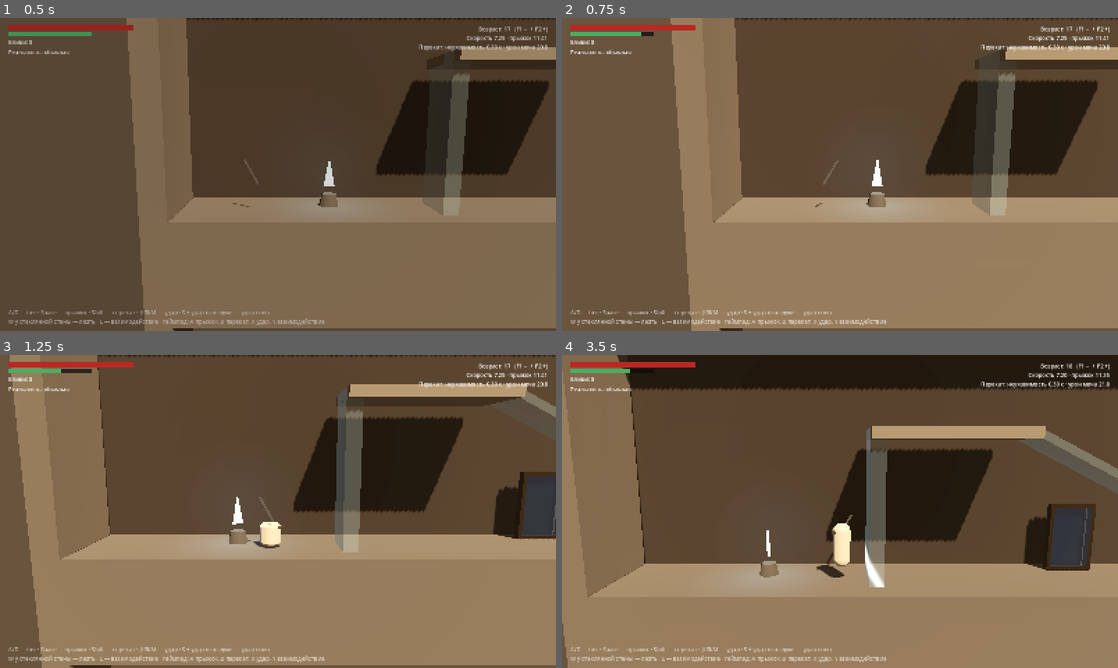
Above: before the commit, frames 1-4 (two rows, left to right).
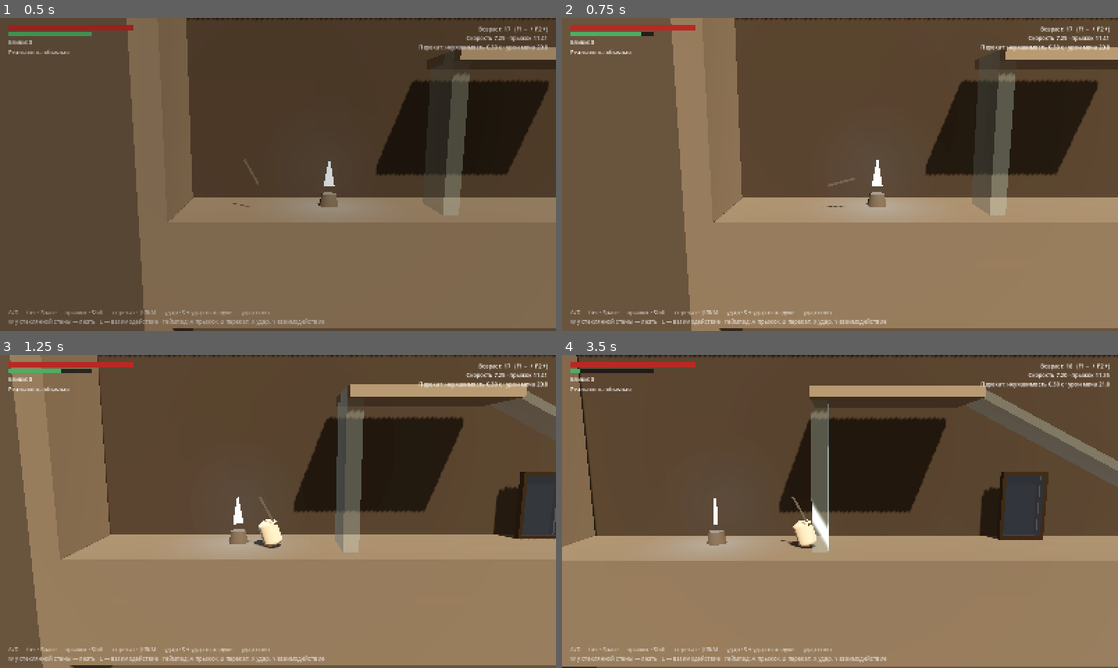
Above: after the commit, the same moments.

Repository: lSiool/mirror_souls
Game: Godot game, scene res://main.tscn
Same seed, same stepped clock (60 frames per second), same inputs: the game is played once before the commit and once after it.
Inputs:
- Up to frame 1 (0.5 s): no input
- Up to frame 2 (0.75 s): hold D (move_right) from 0.53 s (still down); tap J (attack) at 0.6 s
- Up to frame 3 (1.25 s): keep holding D (move_right); tap Space (jump) at 0.77, 1.07 s; tap Shift (roll) at 0.8 s
- Up to frame 4 (3.5 s): release D (move_right) at 1.28 s; hold S (move_down) 1.28-2.03 s; tap Shift (roll) at 1.35, 3.05 s; tap Space (jump) at 1.52, 1.55, 1.82, 3.02, 3.32 s; hold D (move_right) 2.03-2.78 s; hold Space (jump) 2.03-2.78 s; tap J (attack) at 2.3, 2.85 s; hold F2 (debug_age_up) from 2.78 s (still down)

Frame 1 is identical in both runs. In frame 2, less than 0.1% of the frame differs, in the area x 45-53%, y 45-61%; in frame 3, 0.4%; in frame 4, 42%, in the area x 0-100%, y 0-100%.

Commit message:
feat: slide attack, drop through breakable slopes, forward roll and slope snapping
Co-Authored-By: Claude Opus 5.5 <noreply@anthropic.com>
Claude-Session: https://claude.ai/code/session_01Fv2qucwL9WcP8G16QQ3Bmc

Diff:
--- a/actors/player/player.gd
+++ b/actors/player/player.gd
@@ -6,19 +6,18 @@
 signal died
 signal health_changed(current: float, maximum: float)
 signal stamina_changed(current: float, maximum: float)
+signal attack_step_started(step: AttackStep, index: int, total: int)
 
 enum State { MOVE, ROLL, ATTACK, PLUNGE, SLIDE, CLIMB, HURT, DEAD }
 
 const KILL_Y := -15.0
-const ATTACK_ACTIVE_FROM := 0.07
-const ATTACK_ACTIVE_TO := 0.2
-const ATTACK_CHAIN_FROM := 0.17
-const ATTACK_DURATION := 0.36
 const PLUNGE_LAND_TIME := 0.15
 const HURT_TIME := 0.3
-const MAX_COMBO := 2
+const SLIDE_LEAN := 0.35
 
 @export var stats: PlayerStats
+## Оружие и его набор атак (§6.2).
+@export var weapon: WeaponData
 
 var state := State.MOVE
 var facing := 1.0
@@ -35,16 +34,21 @@
 var _stamina_delay := 0.0
 var _input_lock := 0.0
 var _combo := 0
+var _step: AttackStep
+var _fast_attack := false
 var _roll_dir := 1.0
 var _roll_speed := 0.0
 var _plunge_landed_at := -1.0
 var _floor_glass_normal := Vector3.ZERO
+var _floor_glass: GlassSurface
 ## Скорость вдоль ската. Храним сами: move_and_slide() на склоне срезает вертикаль у velocity.
 var _slide_speed := 0.0
 var _slide_dir := Vector3.RIGHT
 var _interactables: Array[Interactable] = []
 var _prompt := ""
 var _swing_tween: Tween
+var _sword_shape: BoxShape3D
+var _grip_base := Vector3.ZERO
 
 @onready var health: Health = $Health
 @onready var hurtbox: Hurtbox = $Hurtbox
@@ -52,6 +56,7 @@
 @onready var body_mesh: MeshInstance3D = $Visual/Body
 @onready var sword_pivot: Node3D = $Visual/SwordPivot
 @onready var sword_hitbox: Hitbox = $Visual/SwordHitbox
+@onready var sword_hitbox_shape: CollisionShape3D = $Visual/SwordHitbox/Shape
 @onready var plunge_hitbox: Hitbox = $PlungeHitbox
 
 
@@ -65,6 +70,10 @@
 	hurtbox.hurt.connect(_on_hurt)
 	sword_hitbox.hit_landed.connect(_on_hit_landed)
 	plunge_hitbox.hit_landed.connect(_on_hit_landed)
+	# Хитбокс меча меняет форму от стадии к стадии — делаем свою копию формы.
+	_sword_shape = sword_hitbox_shape.shape.duplicate()
+	sword_hitbox_shape.shape = _sword_shape
+	_grip_base = sword_pivot.position
 	_rest_sword()
 
 
@@ -107,7 +116,7 @@
 		if Input.is_action_just_pressed("jump"):
 			_jump_buffer = stats.jump_buffer
 		if Input.is_action_just_pressed("attack"):
-			_attack_buffer = stats.input_buffer
+			_attack_buffer = stats.attack_buffer
 		if Input.is_action_just_pressed("roll"):
 			_roll_buffer = stats.input_buffer
 		if Input.is_action_just_pressed("interact"):
@@ -165,8 +174,8 @@
 
 	var target := x * stats.move_speed
 	var accel := stats.acceleration if on_floor else stats.air_acceleration
-	if x == 0.0 and on_floor:
-		accel = stats.friction
+	if x == 0.0:
+		accel = stats.friction if on_floor else stats.air_drag
 	# Импульс: скорость выше обычной (после ската или подката) гаснет медленно.
 	if absf(velocity.x) > stats.move_speed and signf(velocity.x) == signf(target):
 		accel = stats.momentum_decay
@@ -216,41 +225,49 @@
 
 
 func _start_attack() -> void:
-	if stamina <= 0.0:
+	if stamina <= 0.0 or weapon == null or weapon.combo.is_empty():
 		return
 	_attack_buffer = 0.0
 	_spend_stamina(stats.attack_cost)
-	_combo = _combo + 1 if state == State.ATTACK else 1
+	var chaining := state == State.ATTACK and _combo < weapon.combo.size()
+	_combo = _combo + 1 if chaining else 1
+	_step = weapon.combo[_combo - 1]
 	var x := _input_x()
 	if x != 0.0:
 		facing = signf(x)
-	# Импульс переходит в удар: на высокой скорости первый удар тяжелее.
-	var fast := absf(velocity.x) > stats.move_speed * 1.2
-	var heavy := _combo >= MAX_COMBO or fast
-	sword_hitbox.damage = stats.sword_damage * (1.3 if heavy else 1.0)
-	sword_hitbox.heavy = heavy
-	sword_hitbox.knockback = 8.0 if heavy else 4.5
+	# Импульс переходит в удар: первый удар на высокой скорости тяжелее.
+	_fast_attack = _combo == 1 and absf(velocity.x) > stats.move_speed * 1.2
+	sword_hitbox.damage = stats.sword_damage * _step.damage_multiplier * (1.3 if _fast_attack else 1.0)
+	sword_hitbox.heavy = _step.heavy or _fast_attack
+	sword_hitbox.knockback = maxf(_step.knockback, 8.0 if _fast_attack else 0.0)
+	_sword_shape.size = Vector3(_step.hitbox_size.x, _step.hitbox_size.y, 1.8)
+	sword_hitbox_shape.position = Vector3(_step.hitbox_offset.x, _step.hitbox_offset.y, 0.0)
 	_set_state(State.ATTACK)
-	_swing(_combo)
+	_swing(_step)
+	attack_step_started.emit(_step, _combo, weapon.combo.size())
 
 
 func _attack_state(delta: float) -> void:
 	var t := _state_time
-	sword_hitbox.active = t >= ATTACK_ACTIVE_FROM and t <= ATTACK_ACTIVE_TO
+	sword_hitbox.active = t >= _step.active_from and t <= _step.active_to
 	var on_floor := is_on_floor()
-	var lunge := facing * stats.attack_lunge if t < ATTACK_ACTIVE_TO else 0.0
-	var decel := stats.momentum_decay * 2.0 if on_floor else stats.air_acceleration * 0.5
-	velocity.x = move_toward(velocity.x, lunge, decel * delta)
-	_apply_gravity(delta)
-	if t >= ATTACK_CHAIN_FROM:
+	if _floor_glass_normal != Vector3.ZERO:
+		# Удар в скольжении: скат продолжает нести героя.
+		_slide_physics(delta)
+	else:
+		var lunge := facing * _step.lunge_speed if t < _step.active_to else 0.0
+		var decel := stats.momentum_decay * 2.0 if on_floor else stats.air_acceleration * 0.5
+		velocity.x = move_toward(velocity.x, lunge, decel * delta)
+		_apply_gravity(delta)
+	if t >= _step.chain_from:
 		if _roll_buffer > 0.0 and on_floor:
 			_start_roll()
 			return
-		if _attack_buffer > 0.0 and _combo < MAX_COMBO:
+		if _attack_buffer > 0.0 and _combo < weapon.combo.size():
 			_start_attack()
 			return
-	if t >= ATTACK_DURATION:
-		_set_state(State.MOVE)
+	if t >= _step.duration:
+		_set_state(State.SLIDE if _floor_glass_normal != Vector3.ZERO else State.MOVE)
 
 
 func _start_plunge() -> void:
@@ -281,6 +298,27 @@
 
 
 func _slide_state(delta: float) -> void:
+	var down := _slide_physics(delta)
+	apply_floor_snap()
+	if _jump_buffer > 0.0:
+		_jump_buffer = 0.0
+		if Input.is_action_pressed("move_down"):
+			# Вниз + прыжок: разбиваемое стекло проваливается, неразбиваемое держит.
+			if _floor_glass and _floor_glass.breakable:
+				_floor_glass.shatter()
+				_set_state(State.MOVE)
+			return
+		# Скорость со ската переносится в прыжок.
+		velocity = Vector3(down.x * _slide_speed, stats.jump_velocity, 0.0)
+		_set_state(State.MOVE)
+	elif _roll_buffer > 0.0:
+		_start_roll()
+	elif _attack_buffer > 0.0:
+		_start_attack()
+
+
+## Разгон вдоль ската. Возвращает направление вниз по скату.
+func _slide_physics(delta: float) -> Vector3:
 	var down := _slope_down(_floor_glass_normal)
 	_slide_dir = down
 	facing = signf(down.x)
@@ -288,16 +326,7 @@
 	_slide_speed += _input_x() * signf(down.x) * stats.slide_steer * delta
 	_slide_speed = clampf(_slide_speed, -stats.move_speed, stats.max_slide_speed)
 	velocity = down * _slide_speed
-
-	if _jump_buffer > 0.0:
-		# Скорость со ската переносится в прыжок.
-		_jump_buffer = 0.0
-		velocity = Vector3(down.x * _slide_speed, stats.jump_velocity, 0.0)
-		_set_state(State.MOVE)
-	elif _roll_buffer > 0.0:
-		_start_roll()
-	elif _attack_buffer > 0.0:
-		_start_attack()
+	return down
 
 
 func _climb_state(_delta: float) -> void:
@@ -338,7 +367,12 @@
 # --- Стекло -----------------------------------------------------------------
 
 func _after_move() -> void:
+	_floor_glass = null
 	_floor_glass_normal = _probe_glass_floor() if is_on_floor() else Vector3.ZERO
+	# Сбежали с края прямо на скат — садимся на него, а не перелетаем (иначе рывок на стыке).
+	# Окно — то же coyote time: пока капсула сходит с угла уступа, проба вниз упирается в угол.
+	if state == State.MOVE and _coyote > 0.0 and not is_on_floor() and velocity.y <= 0.0:
+		_snap_onto_slope()
 	if state == State.MOVE and _floor_glass_normal != Vector3.ZERO:
 		_slide_speed = velocity.dot(_slope_down(_floor_glass_normal))
 		_set_state(State.SLIDE)
@@ -365,6 +399,17 @@
 	return true
 
 
+func _snap_onto_slope() -> void:
+	var hit := KinematicCollision3D.new()
+	if not test_move(global_transform, Vector3(0.0, -0.7, 0.0), hit):
+		return
+	var collider := hit.get_collider() as Node
+	if collider and collider.is_in_group("glass_slide") and hit.get_normal().y > 0.3:
+		global_position += hit.get_travel()
+		_floor_glass = collider as GlassSurface
+		_floor_glass_normal = hit.get_normal()
+
+
 ## Нормаль наклонного стекла под ногами или ZERO. Проверяем пробным сдвигом вниз:
 ## прилипание к полу не всегда оставляет slide-коллизии.
 func _probe_glass_floor() -> Vector3:
@@ -373,6 +418,7 @@
 		return Vector3.ZERO
 	var collider := hit.get_collider() as Node
 	if collider and collider.is_in_group("glass_slide") and hit.get_normal().y > 0.3:
+		_floor_glass = collider as GlassSurface
 		return hit.get_normal()
 	return Vector3.ZERO
 
@@ -392,7 +438,8 @@
 
 func _on_hit_landed(hurtbox_hit: Hurtbox) -> void:
 	var hitbox := sword_hitbox if state == State.ATTACK else plunge_hitbox
-	HitStop.stop(0.1 if hitbox.heavy else 0.06)
+	var stop := _step.hitstop if state == State.ATTACK and _step else 0.1
+	HitStop.stop(maxf(stop, 0.1) if hitbox.heavy else stop)
 	if hitbox.heavy:
 		Events.camera_shake_requested.emit(0.25, 0.18)
 	var at := hurtbox_hit.global_position + Vector3(0.0, 1.0, 0.3)
@@ -432,6 +479,7 @@
 func teleport(at: Vector3) -> void:
 	global_position = Vector3(at.x, at.y, 0.0)
 	velocity = Vector3.ZERO
+	reset_physics_interpolation()
 	_interactables.clear()
 	_jump_buffer = 0.0
 	_attack_buffer = 0.0
@@ -492,18 +540,27 @@
 
 func _update_visual(delta: float) -> void:
 	visual.rotation.y = 0.0 if facing > 0.0 else PI
+	var k := 1.0 - exp(-18.0 * delta)
 	var target_scale := Vector3.ONE
+	var target_tilt := 0.0
 	match state:
 		State.ROLL:
-			target_scale = Vector3(1.2, 0.55, 1.2)
+			target_scale = Vector3(1.1, 0.6, 1.1)
 		State.SLIDE:
-			target_scale = Vector3(1.15, 0.75, 1.15)
+			# Пригнулся и подался вперёд, удерживая равновесие.
+			target_scale = Vector3(1.1, 0.75, 1.1)
+			target_tilt = -SLIDE_LEAN
 		State.CLIMB:
 			target_scale = Vector3(0.9, 1.05, 0.9)
-	body_mesh.scale = body_mesh.scale.lerp(target_scale, 1.0 - exp(-18.0 * delta))
+	body_mesh.scale = body_mesh.scale.lerp(target_scale, k)
 	body_mesh.position.y = 0.9 * body_mesh.scale.y
-	if state == State.DEAD:
+	if state == State.ROLL:
+		# Кувырок вперёд: полный оборот за время переката.
+		body_mesh.rotation.z = -TAU * clampf(_state_time / stats.roll_duration, 0.0, 1.0)
+	elif state == State.DEAD:
 		body_mesh.rotation.z = lerpf(body_mesh.rotation.z, -PI * 0.5, 1.0 - exp(-8.0 * delta))
+	else:
+		body_mesh.rotation.z = lerpf(wrapf(body_mesh.rotation.z, -PI, PI), target_tilt, k)
 	# Мигание в неуязвимости после удара (перекат не мигает).
 	var blink := _iframes > 0.0 and state != State.ROLL and fmod(_iframes, 0.12) < 0.06
 	body_mesh.visible = not blink
@@ -520,15 +577,18 @@
 	tween.tween_property(mat, "emission_energy_multiplier", 0.0, 0.25)
 
 
-func _swing(combo: int) -> void:
+func _swing(step: AttackStep) -> void:
 	if _swing_tween:
 		_swing_tween.kill()
-	var from := 1.4 if combo % 2 == 1 else -1.9
-	var to := -1.9 if combo % 2 == 1 else 1.2
-	sword_pivot.rotation.z = from
-	_swing_tween = create_tween()
-	_swing_tween.tween_property(sword_pivot, "rotation:z", to, ATTACK_ACTIVE_TO - ATTACK_ACTIVE_FROM) \
-		.set_delay(ATTACK_ACTIVE_FROM).set_trans(Tween.TRANS_QUAD).set_ease(Tween.EASE_OUT)
+	sword_pivot.rotation.z = step.blade_from
+	sword_pivot.position = _grip_base + Vector3(step.grip_from.x, step.grip_from.y, 0.0)
+	var to_grip := _grip_base + Vector3(step.grip_to.x, step.grip_to.y, 0.0)
+	var time := step.active_to - step.active_from
+	_swing_tween = create_tween().set_parallel()
+	_swing_tween.tween_property(sword_pivot, "rotation:z", step.blade_to, time) \
+		.set_delay(step.active_from).set_trans(Tween.TRANS_QUAD).set_ease(Tween.EASE_OUT)
+	_swing_tween.tween_property(sword_pivot, "position", to_grip, time) \
+		.set_delay(step.active_from).set_trans(Tween.TRANS_QUAD).set_ease(Tween.EASE_OUT)
 
 
 func _point_sword_down() -> void:
@@ -541,3 +601,4 @@
 	if _swing_tween:
 		_swing_tween.kill()
 	sword_pivot.rotation.z = 0.5
+	sword_pivot.position = _grip_base
--- a/actors/player/player.tscn
+++ b/actors/player/player.tscn
@@ -1,10 +1,11 @@
-[gd_scene load_steps=17 format=3]
+[gd_scene load_steps=18 format=3]
 
 [ext_resource type="Script" path="res://actors/player/player.gd" id="1_player"]
 [ext_resource type="Resource" path="res://data/player_stats.tres" id="2_stats"]
 [ext_resource type="Script" path="res://combat/hitboxes/hitbox.gd" id="3_hitbox"]
 [ext_resource type="Script" path="res://combat/hitboxes/hurtbox.gd" id="4_hurtbox"]
 [ext_resource type="Script" path="res://combat/damage/health.gd" id="5_health"]
+[ext_resource type="Resource" path="res://data/weapons/sword.tres" id="6_sword"]
 
 [sub_resource type="CapsuleShape3D" id="Shape_body"]
 radius = 0.35
@@ -49,9 +50,10 @@
 collision_layer = 2
 collision_mask = 1
 axis_lock_linear_z = true
-floor_snap_length = 0.3
+floor_snap_length = 0.45
 script = ExtResource("1_player")
 stats = ExtResource("2_stats")
+weapon = ExtResource("6_sword")
 
 [node name="Collision" type="CollisionShape3D" parent="."]
 transform = Transform3D(1, 0, 0, 0, 1, 0, 0, 0, 1, 0, 0.9, 0)
--- a/systems/progression/player_stats.gd
+++ b/systems/progression/player_stats.gd
@@ -38,12 +38,16 @@
 @export var coyote_time := 0.1
 @export var jump_buffer := 0.12
 @export var input_buffer := 0.15
+## Буфер удара длиннее: комбо легко нажимать.
+@export var attack_buffer := 0.25
+## Как быстро гаснет скорость в воздухе без ввода: импульс со ската доносится до боя.
+@export var air_drag := 6.0
 @export var roll_duration := 0.42
 
 @export_group("Стекло")
-@export var slide_gravity_scale := 0.55
+@export var slide_gravity_scale := 0.65
 @export var slide_steer := 10.0
-@export var max_slide_speed := 13.0
+@export var max_slide_speed := 15.0
 @export var climb_speed := 3.6
 @export var climb_slip := 0.6
 @export var wall_jump_push := 6.5
